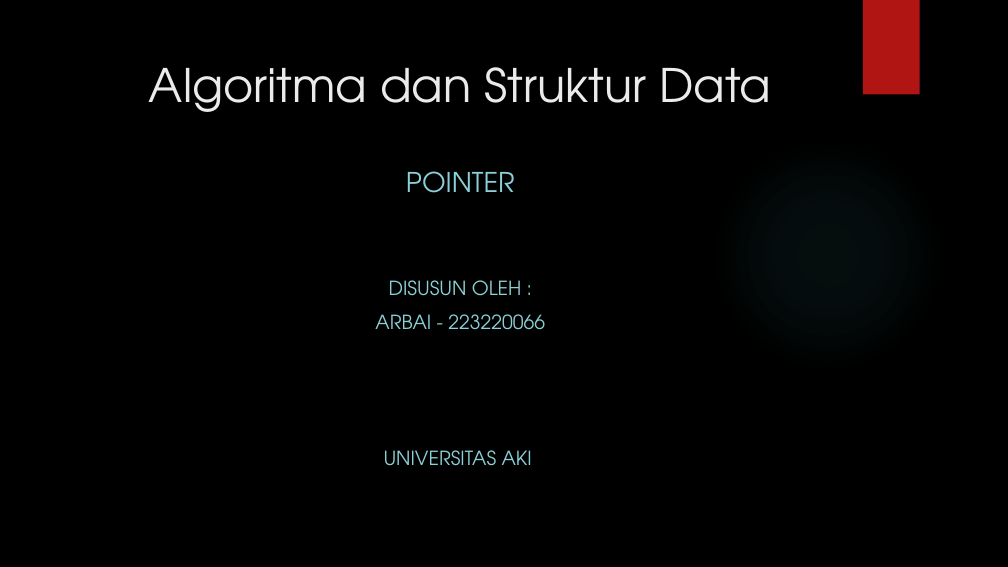
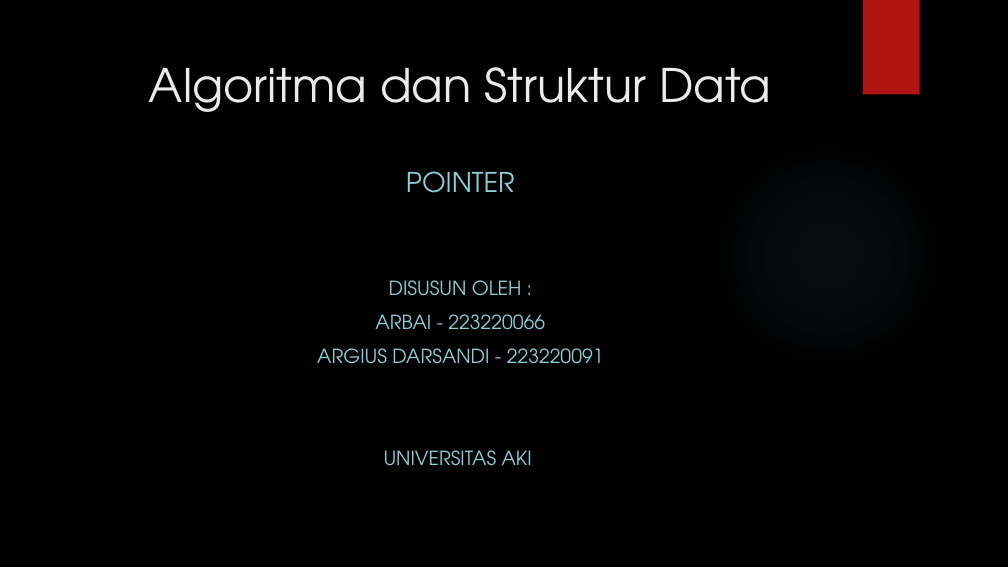
Before and after one commit to MrArbai/Kuliah, a slide deck: slide 1 of ASD 2/tugas 1/223220066 - arbai.pptx. Drawn at 1008x567 pixels with LibreOffice and Linux fonts; fonts in the diff are those of the drawing; background and template pictures are left out. Boxes give left, top, right and bottom in pixels: in the first picture for what was removed or moved away, otherwise in the second. Text is boxed around its words. In the diff, an @@ line names an element or a change of style, - is before the commit and + after.

```diff
--- a/ASD 2/tugas 1/223220066 - arbai.pptx
+++ b/ASD 2/tugas 1/223220066 - arbai.pptx
@@ subtitle at (317, 348, 604, 364): paragraph added @@
+ARGIUS DARSANDI - 223220091
```
Also in this commit, not shown: 38 other files.
